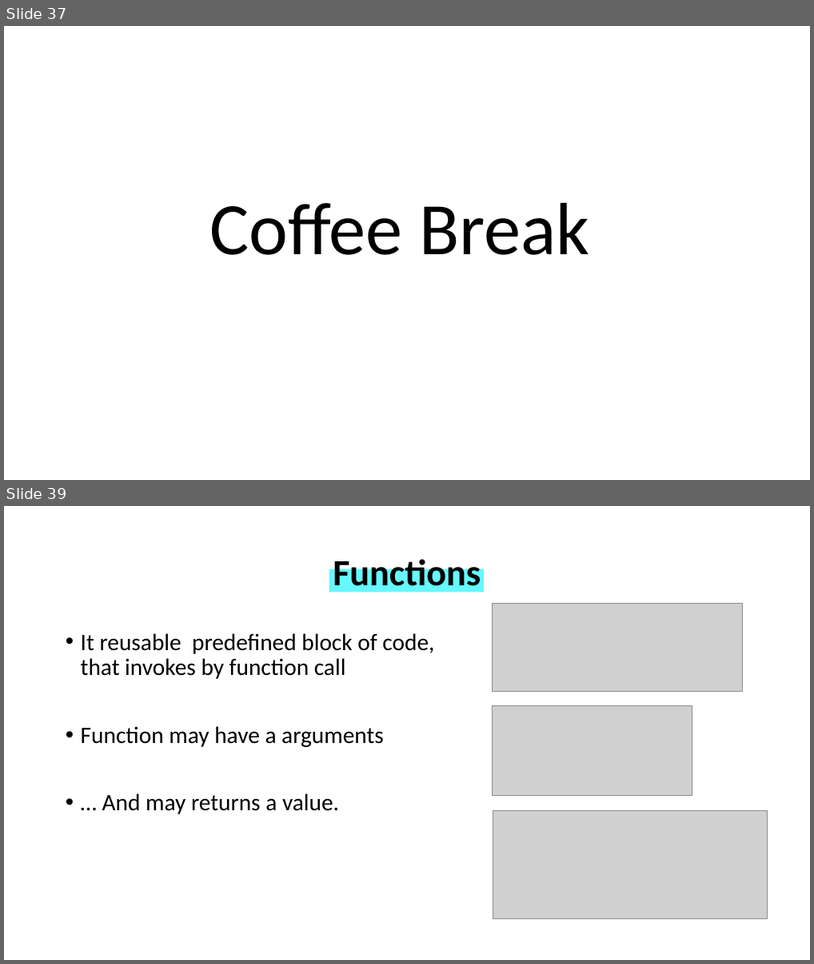
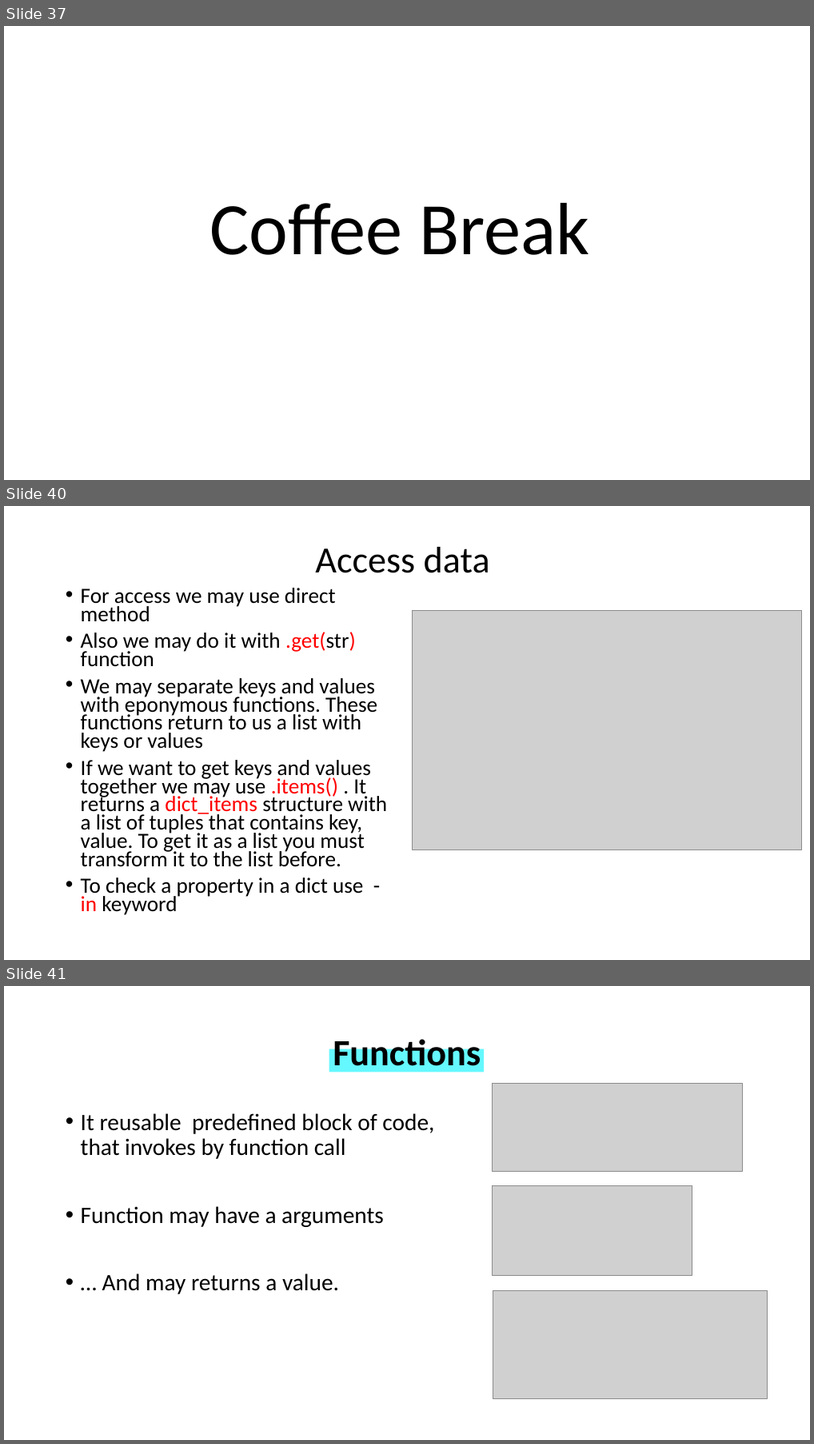
Before and after one commit to WonderLuc/brother-bootcamp, a slide deck: python 101/python_101.pptx. Shown one above the other, each under a label of ours: slides 37 and 39 before the commit, slides 37, 40 and 41 after it; the slides between them are not shown. The pictures are 814x964 and 814x1444 pixels, drawn with LibreOffice and Linux fonts; fonts in the diff are those of the drawing; grey boxes stand for pictures; background and template pictures are left out. Boxes give left, top, right and bottom in pixels: in the first picture for what was removed or moved away, otherwise in the second. Text is boxed around its words. In the diff, an @@ line names an element or a change of style, - is before the commit and + after.

Commit message:
feat: add dict base section

```diff
--- a/python 101/python_101.pptx
+++ b/python 101/python_101.pptx
@@ slide 40 added at bbox=[4, 506, 810, 960], background picture (left out) @@
@@ title added at bbox=[315, 547, 490, 573], 44 pt, text #000000 @@
+Access data
@@ text added at bbox=[81, 588, 387, 915], 25.9 pt, text #000000 @@
+• For access we may use direct method
+• Also we may do it with .get(str) function
+• We may separate keys and values with eponymous functions. These functions return to us a list with keys or values
+• If we want to get keys and values together we may use .items() . It returns a dict_items structure with a list of tuples that contains key, value. To get it as a list you must transform it to the list before.
+• To check a property in a dict use - in keyword
@@ picture added at bbox=[412, 610, 802, 850] @@
@@ what was slide 39 is now slide 41 @@
```
Also in this commit, not shown: 2 slides changed, 2 other slides added, 1 slide removed, 3 other files.
